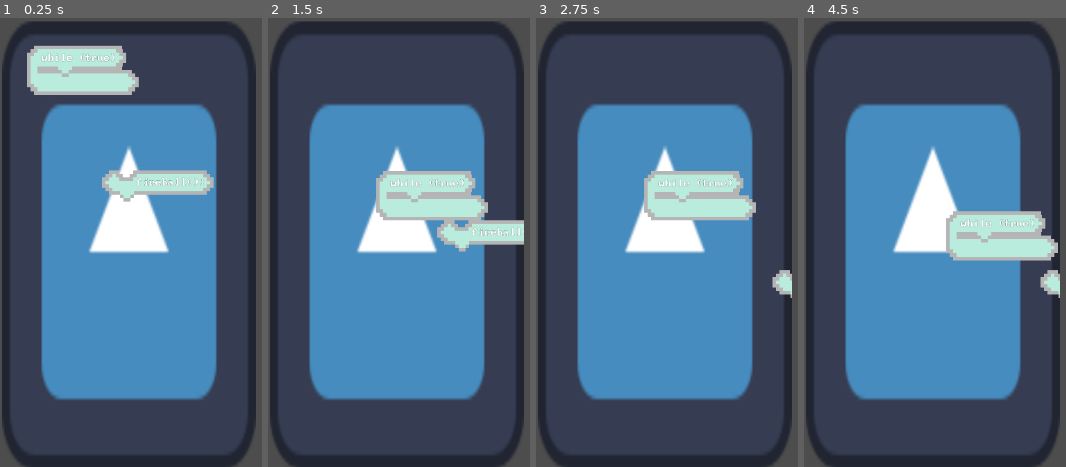
Above: before the commit, frames 1-4 (left to right).
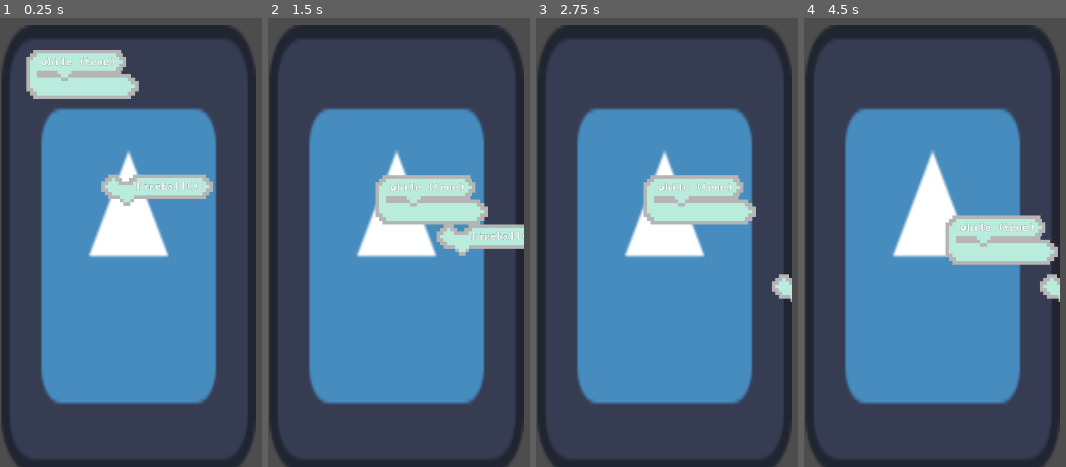
Above: after the commit, the same moments.

Repository: julianlaxamana/gmtk-gamejam-2025
Game: Godot game, scene res://Scenes/Main/main.tscn
Same seed, same stepped clock (60 frames per second), same inputs: the game is played once before the commit and once after it. The engine's default icon, where the game draws it, is replaced by a stand-in: a white triangle on a blue panel in a dark square.
Inputs (mouse positions are in pixels of both pictures, inside the frame that each line leads up to):
- Up to frame 1 (0.25 s): no input
- Up to frame 2 (1.5 s): tap Enter at 0.5 s; drag from (343, 58) to (425, 184) at 0.52 s; tap Space at 1.25 s; drag from (425, 184) to (outside the picture) at 1.27 s
- Up to frame 3 (2.75 s): tap Enter at 2 s; move the mouse to (outside the picture) at 2.02 s; tap Middle mouse button (pan, bound only after the commit) at 2.1 s; click (outside the picture) at 2.17 s
- Up to frame 4 (4.5 s): tap Space at 2.75, 4.25 s; drag from (outside the picture) to (950, 202) at 2.77 s; tap Enter at 3.5 s; move the mouse to (outside the picture) at 3.52 s; tap Middle mouse button (pan, bound only after the commit) at 3.6 s; click (outside the picture) at 3.67 s; drag from (963, 175) to (1065, 296) at 4.27 s

The runs differ from the first frame. In frame 1, 8.9% of the frame differs, in the area x 0-96%, y 0-100%; in frame 2, 8.2%; in frame 3, 7.2%; in frame 4, 7.2%.

Commit message:
pannable camera and viewports

Diff:
--- /dev/null
+++ b/Scenes/IDE/camera_2d.gd
@@ -0,0 +1,34 @@
+extends Camera2D
+
+var previous_coordinates
+var is_dragging
+
+# Called when the node enters the scene tree for the first time.
+func _ready():
+	pass
+
+# Called every frame. 'delta' is the elapsed time since the previous frame.
+func _process(delta):
+	pass
+
+func _input(event):
+	# referenced
+	# https://docs.godotengine.org/en/stable/tutorials/inputs/input_examples.html#mouse-motion
+	if event.is_action("pan"):
+		# record starting coordinates and start dragging
+		if not is_dragging and event.pressed:
+			is_dragging = true
+			previous_coordinates = event.position
+		# Stop dragging if the button is released.
+		if is_dragging and not event.pressed:
+			is_dragging = false
+
+	# panning
+	if event is InputEventMouseMotion and is_dragging:
+		# While dragging, move the camera with the mouse
+		# drag it in the direction opposite of the way the mouse moved
+		# Also scale it by the reciprocal of how much we're zoomed in (if zoomed in further, reduce the amount of movement)
+		position += (event.position - previous_coordinates) * -1 * (1 / zoom.x)
+
+		#update the new previous coordinates
+		previous_coordinates = event.position
--- a/Scenes/IDE/ide.tscn
+++ b/Scenes/IDE/ide.tscn
@@ -1,8 +1,9 @@
-[gd_scene load_steps=4 format=3 uid="uid://dt744m0awmxy1"]
+[gd_scene load_steps=5 format=3 uid="uid://dt744m0awmxy1"]
 
 [ext_resource type="Texture2D" uid="uid://ym538kbvpl4g" path="res://icon.svg" id="1_a827d"]
-[ext_resource type="PackedScene" uid="uid://crrc11gx445cn" path="res://scenes/Blocks/action_block.tscn" id="1_t2xf5"]
-[ext_resource type="PackedScene" uid="uid://h1s0cu3kw1e7" path="res://scenes/Blocks/loop_block.tscn" id="3_8i2ax"]
+[ext_resource type="PackedScene" uid="uid://crrc11gx445cn" path="res://Scenes/Blocks/action_block.tscn" id="1_t2xf5"]
+[ext_resource type="PackedScene" uid="uid://h1s0cu3kw1e7" path="res://Scenes/Blocks/loop_block.tscn" id="3_8i2ax"]
+[ext_resource type="Script" uid="uid://bl8jgaory23dw" path="res://Scenes/IDE/camera_2d.gd" id="4_7ot8w"]
 
 [node name="CanvasLayer" type="CanvasLayer"]
 
@@ -13,11 +14,18 @@
 offset_bottom = 649.0
 
 [node name="SubViewport" type="SubViewport" parent="SubViewportContainer"]
+handle_input_locally = false
 physics_object_picking = true
 physics_object_picking_sort = true
 physics_object_picking_first_only = true
 size = Vector2i(367, 657)
 size_2d_override_stretch = true
+render_target_update_mode = 4
+
+[node name="Camera2D" type="Camera2D" parent="SubViewportContainer/SubViewport"]
+position = Vector2(183.944, 322.5)
+scale = Vector2(2.86025, 5.055)
+script = ExtResource("4_7ot8w")
 
 [node name="Sprite2D" type="Sprite2D" parent="SubViewportContainer/SubViewport"]
 z_index = -5
--- a/Scenes/Main/main.tscn
+++ b/Scenes/Main/main.tscn
@@ -1,7 +1,7 @@
 [gd_scene load_steps=5 format=3 uid="uid://b051s7k4rtfht"]
 
-[ext_resource type="Script" uid="uid://cl54fkurjcjxd" path="res://scenes/Main/path.gd" id="1_1r6ip"]
-[ext_resource type="PackedScene" uid="uid://dt744m0awmxy1" path="res://scenes/IDE/ide.tscn" id="2_br8qb"]
+[ext_resource type="Script" uid="uid://cl54fkurjcjxd" path="res://Scenes/Main/path.gd" id="1_1r6ip"]
+[ext_resource type="PackedScene" uid="uid://dt744m0awmxy1" path="res://Scenes/IDE/ide.tscn" id="2_br8qb"]
 
 [sub_resource type="Curve2D" id="Curve2D_amr5s"]
 _data = {
--- a/project.godot
+++ b/project.godot
@@ -46,3 +46,8 @@
 "events": [Object(InputEventKey,"resource_local_to_scene":false,"resource_name":"","device":-1,"window_id":0,"alt_press …(192 unchanged characters)…
 ]
 }
+pan={
+"deadzone": 0.2,
+"events": [Object(InputEventMouseButton,"resource_local_to_scene":false,"resource_name":"","device":-1,"window_id":0,"alt_pressed":false,"shift_pressed":false,"ctrl_pressed":false,"meta_pressed":false,"button_mask":4,"position":Vector2(110, 15),"global_position":Vector2(119, 63),"factor":1.0,"button_index":3,"canceled":false,"pressed":true,"double_click":false,"script":null)
+]
+}
Not shown, added: Scenes/IDE/camera_2d.gd.uid
Not shown: 1 places in scenes.tscn that only renumber resources
